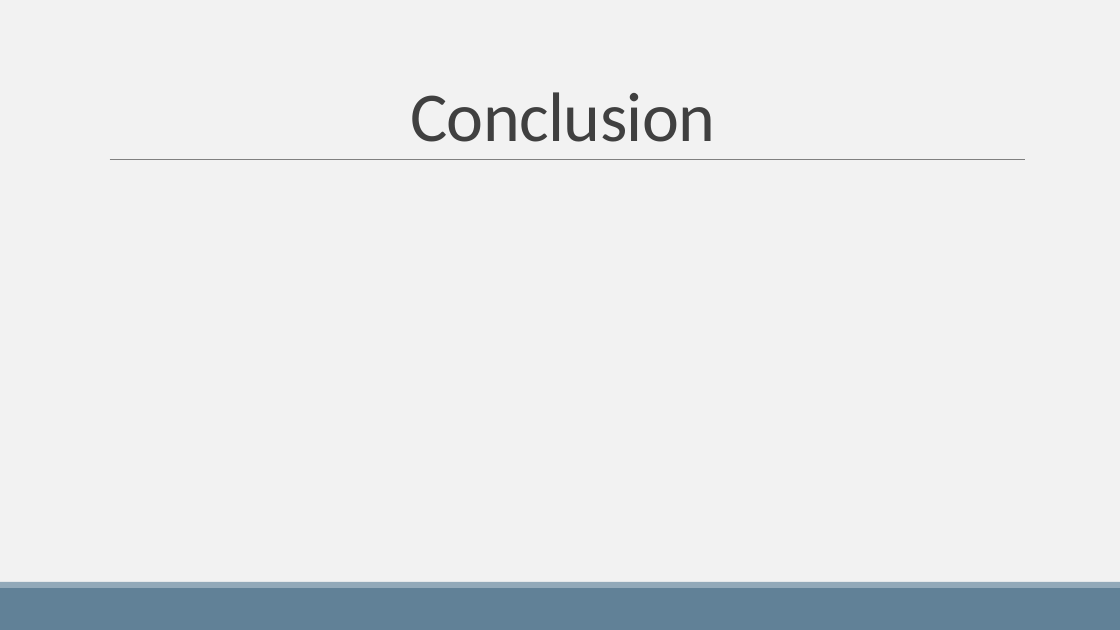
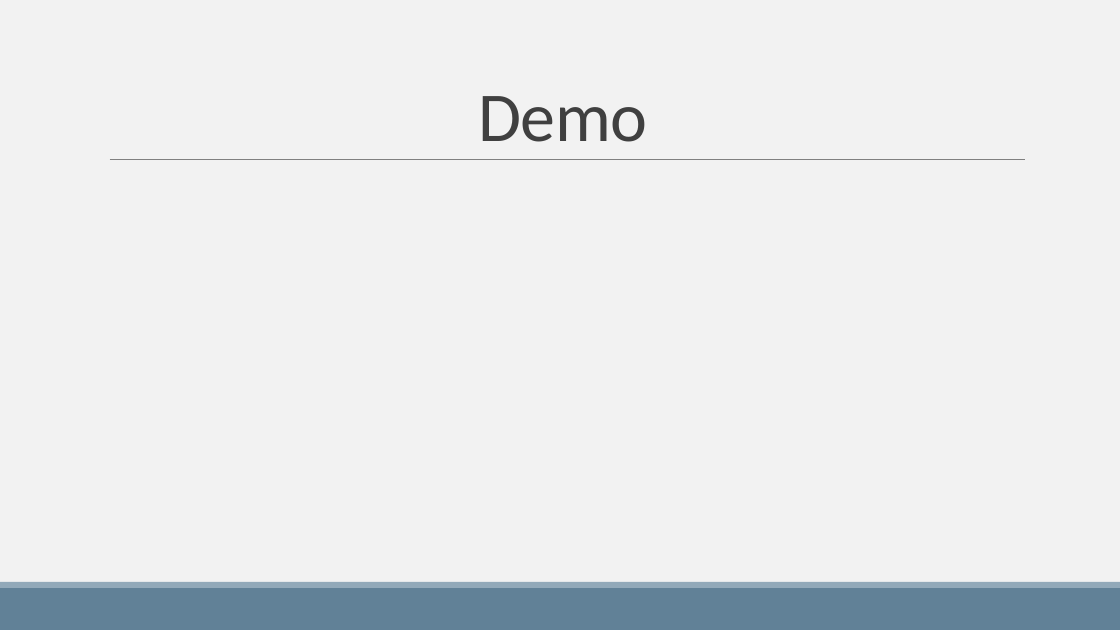
Before and after one commit to keatonmay/db_systems_proj, a slide deck: slide 10 of deliverables/Encore Tickets Presentation.pptx. Drawn at 1120x630 pixels with LibreOffice and Linux fonts; fonts in the diff are those of the drawing. Boxes give left, top, right and bottom in pixels: in the first picture for what was removed or moved away, otherwise in the second. Text is boxed around its words. In the diff, an @@ line names an element or a change of style, - is before the commit and + after.

```diff
--- a/deliverables/Encore Tickets Presentation.pptx
+++ b/deliverables/Encore Tickets Presentation.pptx
@@ title at (478,96,647,142): text changed @@
-Conclusion
+Demo
```
Also in this commit, not shown: 4 other slides changed.
